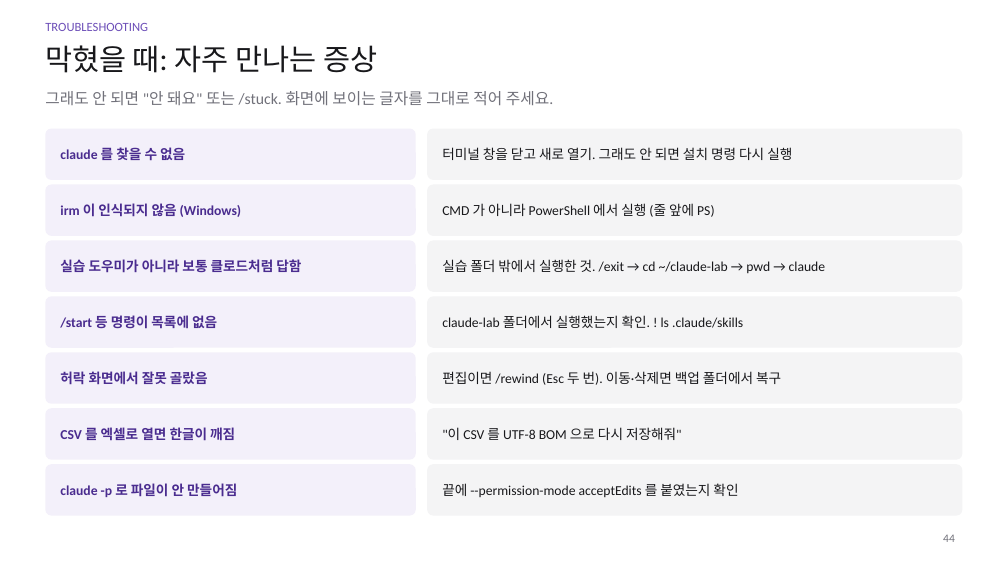
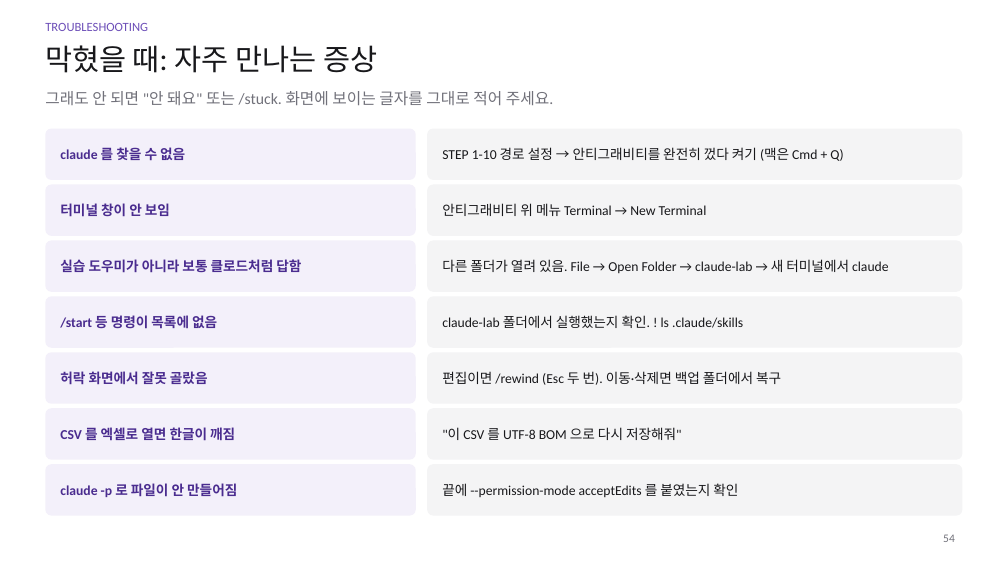
Before and after one commit to philosophyAIEDU/261107philosophy2, a slide deck: slide 54 of instructor/slides/클로드코드_실습실_진행슬라이드.pptx (slide 44 before the commit). Drawn at 1008x567 pixels with LibreOffice and Linux fonts; fonts in the diff are those of the drawing. Boxes give left, top, right and bottom in pixels: in the first picture for what was removed or moved away, otherwise in the second. Text is boxed around its words. In the diff, an @@ line names an element or a change of style, - is before the commit and + after.

```diff
--- a/instructor/slides/클로드코드_실습실_진행슬라이드.pptx
+++ b/instructor/slides/클로드코드_실습실_진행슬라이드.pptx
@@ text at [442, 147, 843, 161]: text changed @@
-터미널 창을 닫고 새로 열기. 그래도 안 되면 설치 명령 다시 실행
+STEP 1-10 경로 설정 → 안티그래비티를 완전히 껐다 켜기 (맥은 Cmd + Q)
@@ text at [60, 203, 170, 217]: text changed @@
-irm 이 인식되지 않음 (Windows)
+터미널 창이 안 보임
@@ text at [442, 203, 707, 216]: text changed @@
-CMD 가 아니라 PowerShell 에서 실행 (줄 앞에 PS)
+안티그래비티 위 메뉴 Terminal → New Terminal
@@ text at [442, 259, 888, 273]: text changed @@
-실습 폴더 밖에서 실행한 것. /exit → cd ~/claude-lab → pwd → claude
+다른 폴더가 열려 있음. File → Open Folder → claude-lab → 새 터미널에서 claude
@@ page number at [943, 534, 955, 542]: text changed @@
-44
+54
```
Also in this commit, not shown: 4 other slides changed, 12 slides added, 2 slides removed.
